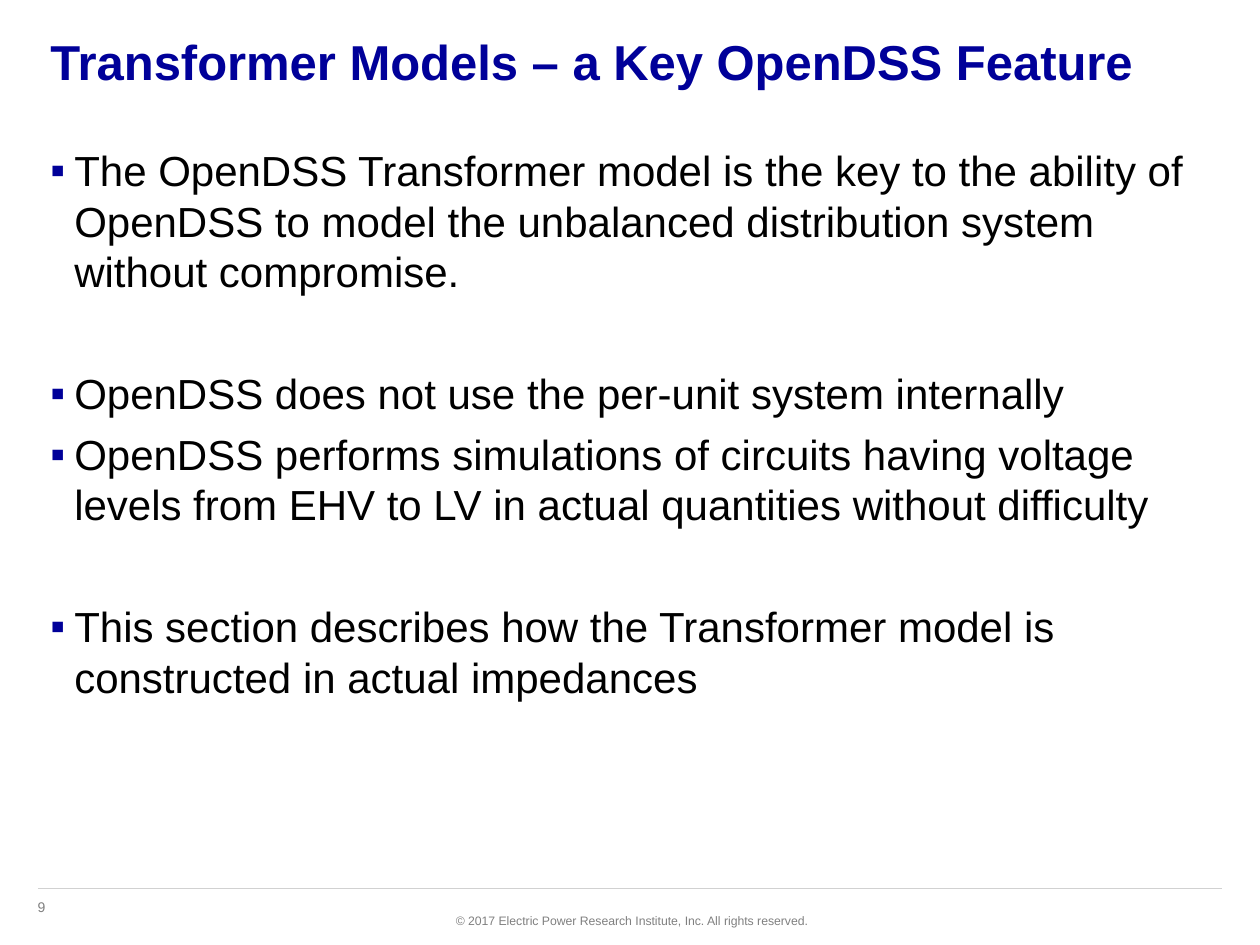
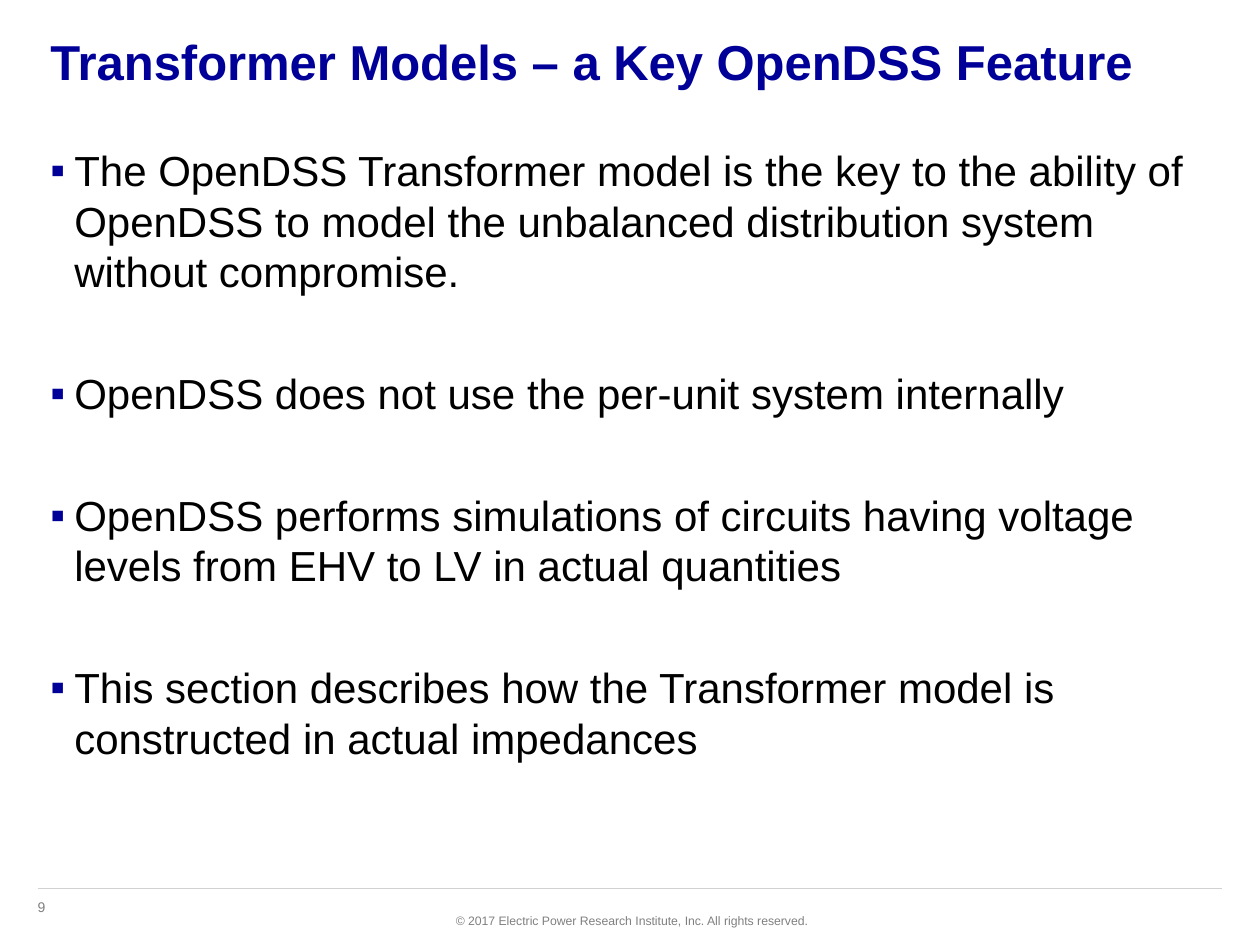
Before and after one commit to dss-extensions/opendss-svn-mirror, a slide deck: slide 9 of trunk/Training/GAPQ2017/PPT/13 Transformer Model.pptx. Drawn at 1260x945 pixels with LibreOffice and Linux fonts; fonts in the diff are those of the drawing; background and template pictures are left out. Boxes give left, top, right and bottom in pixels: in the first picture for what was removed or moved away, otherwise in the second. Text is boxed around its words. In the diff, an @@ line names an element or a change of style, - is before the commit and + after.

```diff
--- a/trunk/Training/GAPQ2017/PPT/13 Transformer Model.pptx
+++ b/trunk/Training/GAPQ2017/PPT/13 Transformer Model.pptx
@@ text at [74,500,1133,590]: text changed @@
-▪ OpenDSS performs simulations of circuits having voltage levels from EHV to LV in actual quantities without difficulty
+▪ OpenDSS performs simulations of circuits having voltage levels from EHV to LV in actual quantities
```
Also in this commit, not shown: 7 other slides changed, 4 other files.
